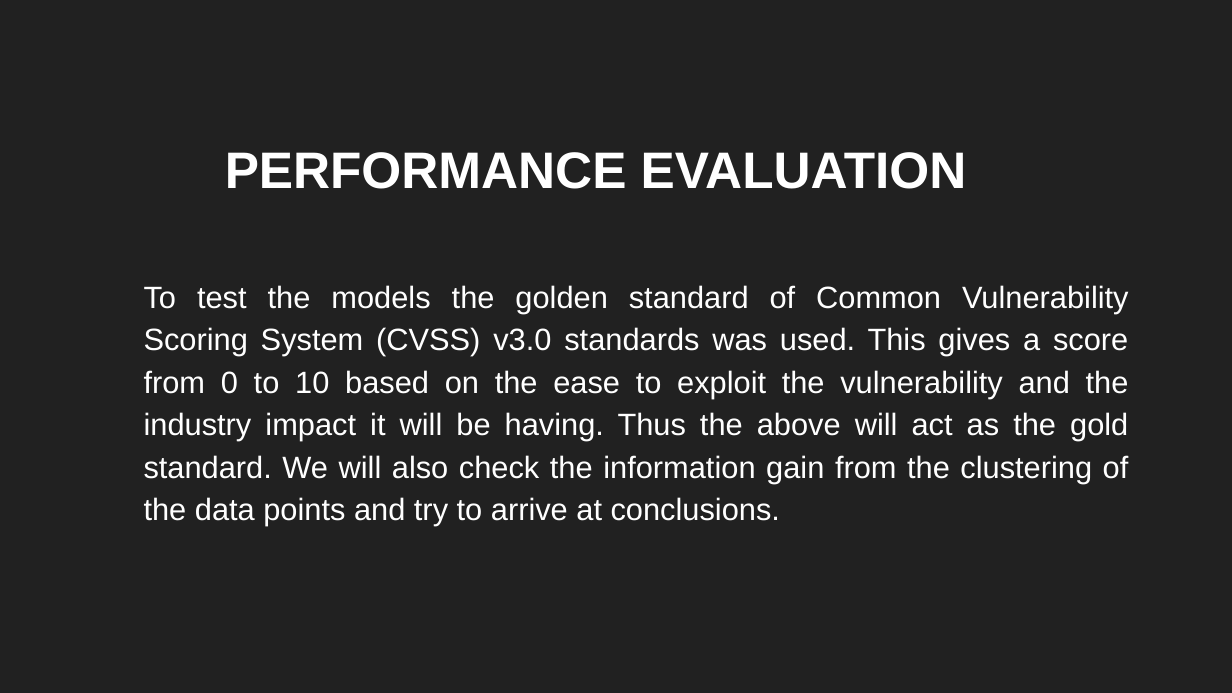
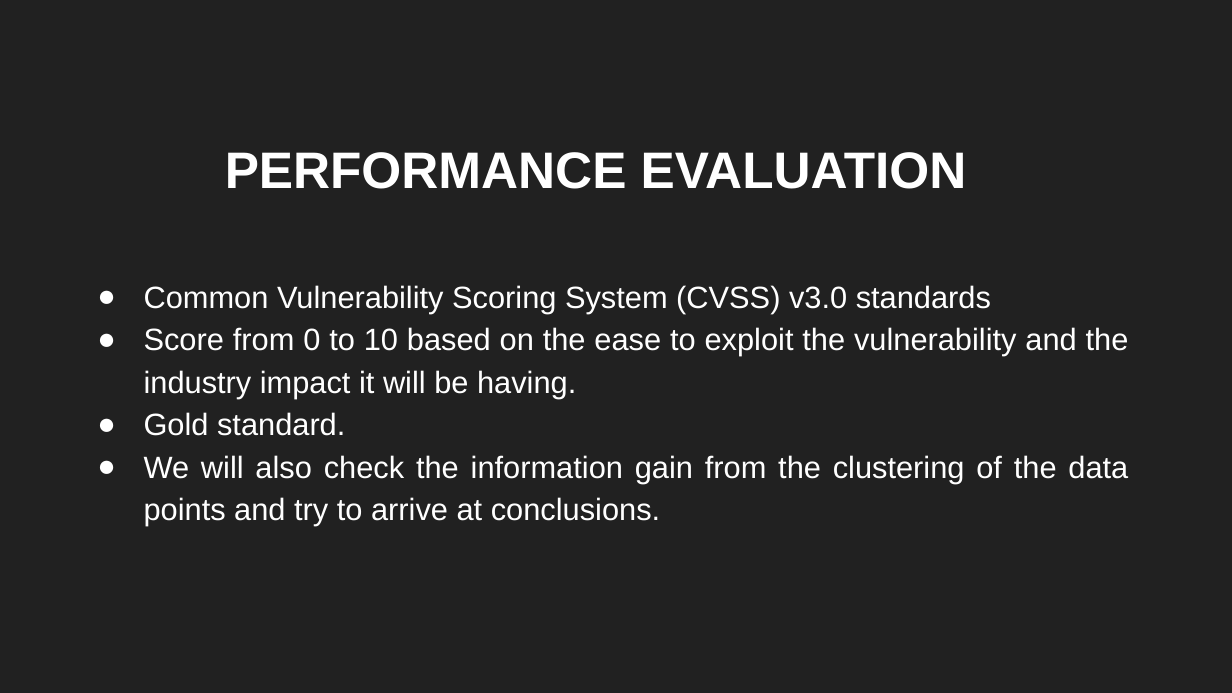
Before and after one commit to sbenstewart/cip-lab, a slide deck: slide 12 of mail these/presentation.pptx. Drawn at 1232x693 pixels with LibreOffice and Linux fonts; fonts in the diff are those of the drawing. Boxes give left, top, right and bottom in pixels: in the first picture for what was removed or moved away, otherwise in the second. Text is boxed around its words. In the diff, an @@ line names an element or a change of style, - is before the commit and + after.

```diff
--- a/mail these/presentation.pptx
+++ b/mail these/presentation.pptx
@@ subtitle at [144, 285, 1129, 526]: text changed @@
-To test the models the golden standard of Common Vulnerability Scoring System (CVSS) v3.0 standards was used. This gives a score from 0 to 10 based on the ease to exploit the vulnerability and the industry impact it will be having. Thus the above will act as the gold standard. We will also check the information gain from the clustering of the data points and try to arrive at conclusions.
+● Common Vulnerability Scoring System (CVSS) v3.0 standards
+● Score from 0 to 10 based on the ease to exploit the vulnerability and the industry impact it will be having.
+● Gold standard.
+● We will also check the information gain from the clustering of the data points and try to arrive at conclusions.
```
Also in this commit, not shown: 4 other slides changed, 2 slides added, 11 other files.
